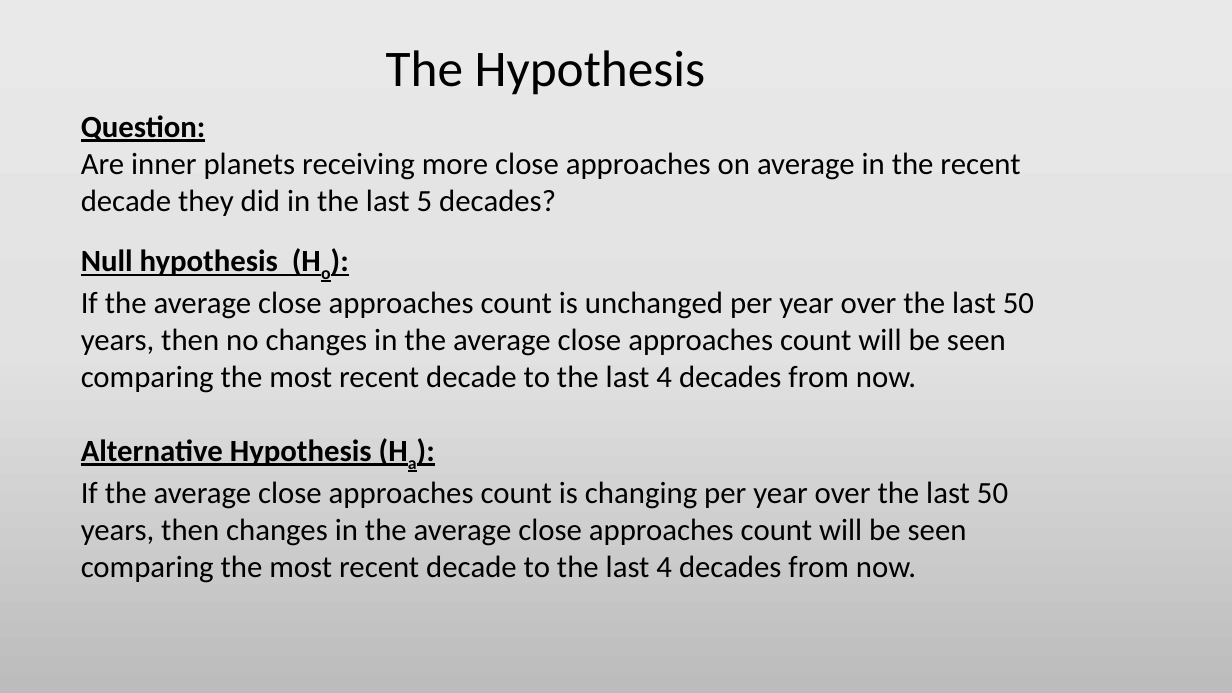
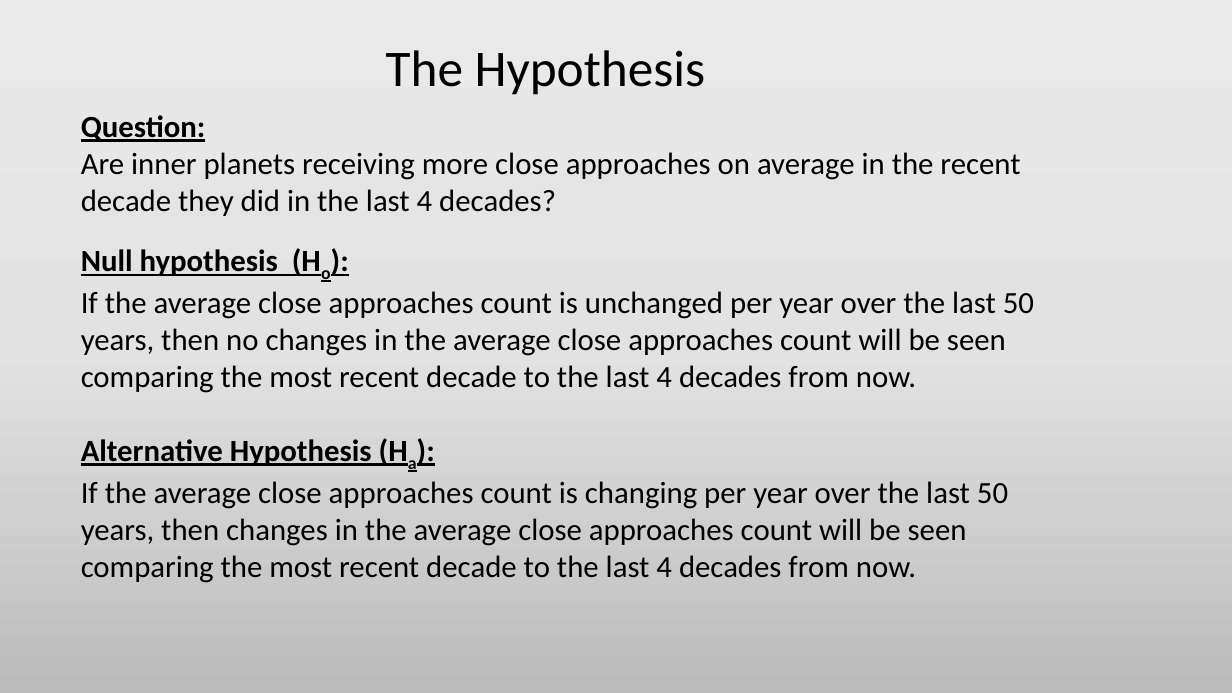
Before and after one commit to Efritch/asteroids_group_g, a slide deck: slide 15 of asteroid_analysisFinal.pptx. Drawn at 1232x693 pixels with LibreOffice and Linux fonts; fonts in the diff are those of the drawing. Boxes give left, top, right and bottom in pixels: in the first picture for what was removed or moved away, otherwise in the second. Text is boxed around its words. In the diff, an @@ line names an element or a change of style, - is before the commit and + after.

Commit message:
Updated Hypo Slide

```diff
--- a/asteroid_analysisFinal.pptx
+++ b/asteroid_analysisFinal.pptx
@@ text at (81,152,1020,216): text changed @@
-Are inner planets receiving more close approaches on average in the recent decade they did in the last 5 decades?
+Are inner planets receiving more close approaches on average in the recent decade they did in the last 4 decades?
```
